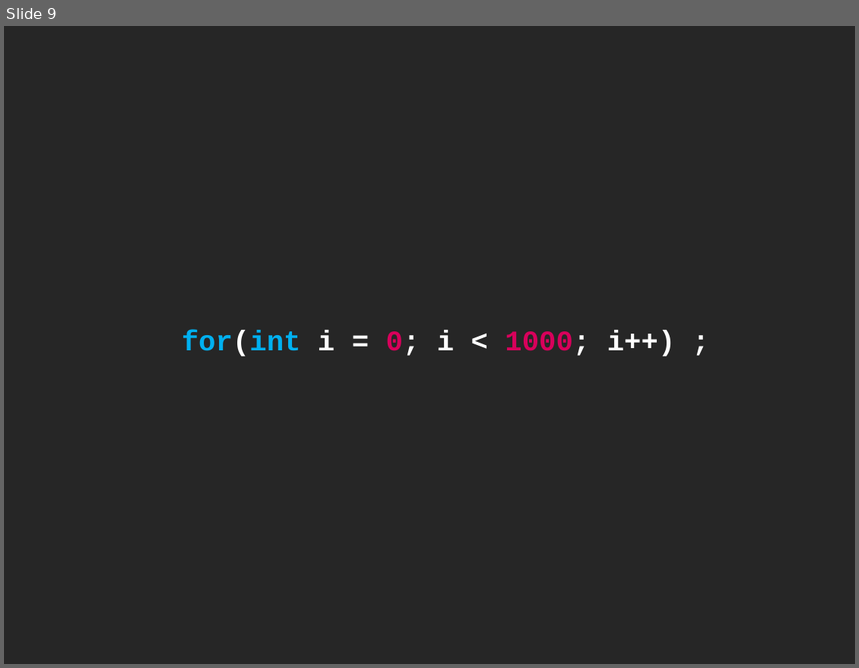
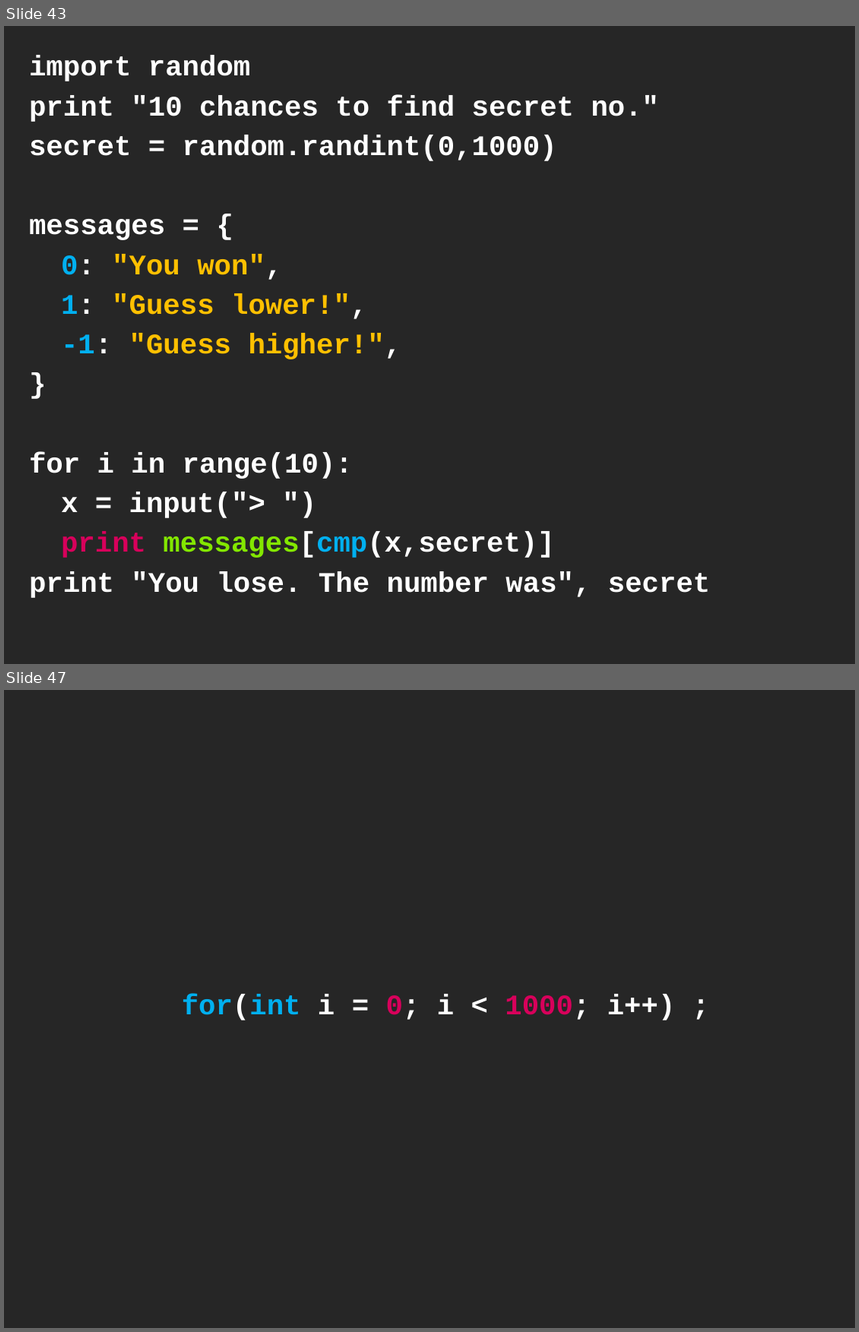
Before and after one commit to cessor/empathiccode, a slide deck: Python-BatteriesIncluded.pptx. Shown one above the other, each under a label of ours: slide 9 before the commit, slides 43 and 47 after it; the slides between them are not shown. The pictures are 859x668 and 859x1332 pixels, drawn with LibreOffice and Linux fonts; fonts in the diff are those of the drawing. Boxes give left, top, right and bottom in pixels: in the first picture for what was removed or moved away, otherwise in the second. Text is boxed around its words. In the diff, an @@ line names an element or a change of style, - is before the commit and + after.

```diff
--- a/Python-BatteriesIncluded.pptx
+++ b/Python-BatteriesIncluded.pptx
@@ slide 43 added at [4,26,855,664], background #262626 @@
@@ text added at [29,56,710,598], 24 pt, text #FFFFFF, bold @@
+import random
+print "10 chances to find secret no."
+secret = random.randint(0,1000)
+messages = {
+0: "You won",
+1: "Guess lower!",
+-1: "Guess higher!",
+}
+for i in range(10):
+x = input("> ")
+print messages[cmp(x,secret)]
+print "You lose. The number was", secret
@@ what was slide 9 is now slide 47 @@
```
Also in this commit, not shown: 41 other slides added, 1 slide removed, 1 other file.
